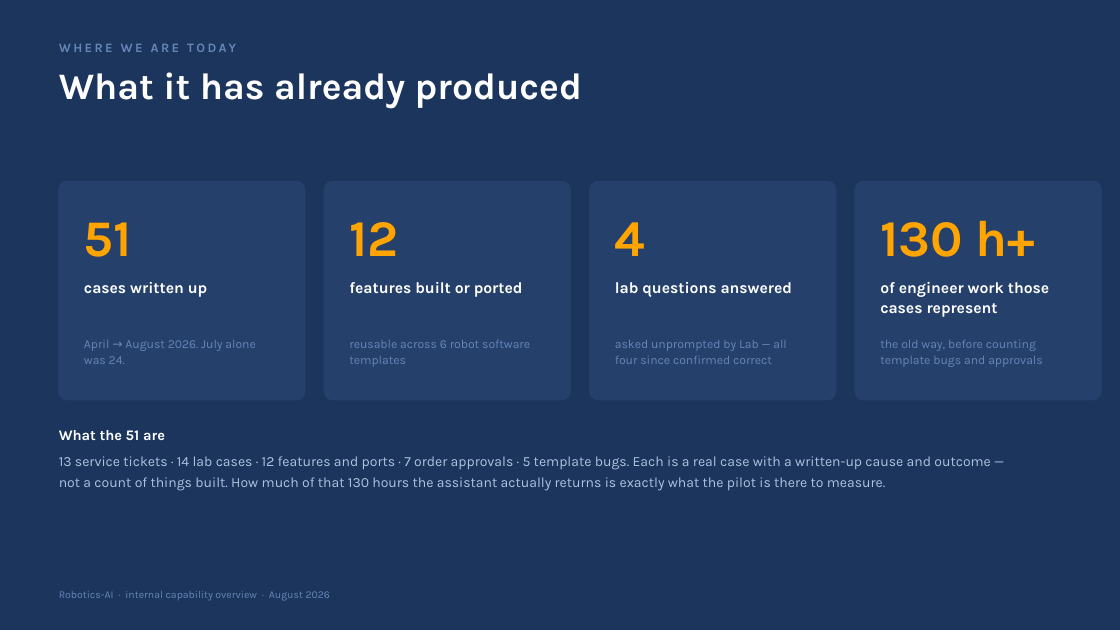
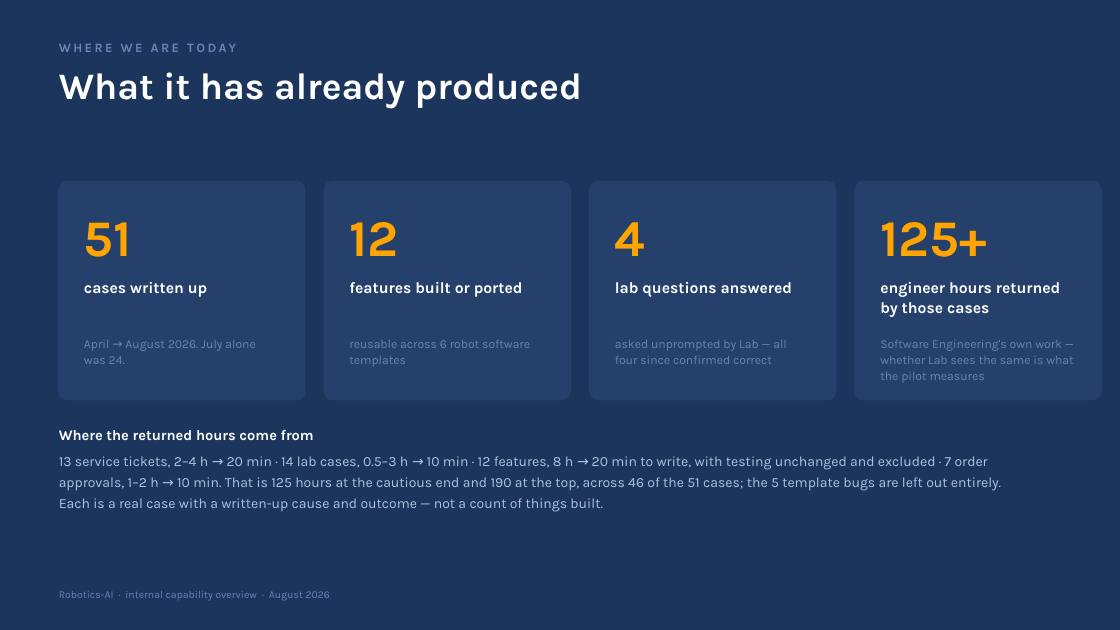
Before and after one commit to SkalarJoostE/Robotics-Private, a slide deck: slide 4 of Rollout/Capability Overview/Robotics-AI Capability Overview.pptx. Drawn at 1120x630 pixels with LibreOffice and Linux fonts; fonts in the diff are those of the drawing. Boxes give left, top, right and bottom in pixels: in the first picture for what was removed or moved away, otherwise in the second. Text is boxed around its words. In the diff, an @@ line names an element or a change of style, - is before the commit and + after.

Commit message:
Refactor capability deck presentation: enhance clarity and detail in slides
- Revised text in slideWhy to streamline messaging about software knowledge and search processes.
- Updated slideEvidence to clarify engineer hours returned and the nature of cases.
- Changed slideHowItKnows to emphasize investigation processes over conversations.
- Renamed slideLimits to slideChallenges, focusing on proactive management of potential issues.
- Enhanced descriptions in slideCost to specify investigation costs and clarify subscription benefits.
- Adjusted slideStart to emphasize the pilot's purpose and measurement focus.
- Modified slideAsk to clarify decisions regarding licensing and pilot permissions.

```diff
--- a/Rollout/Capability Overview/Robotics-AI Capability Overview.pptx
+++ b/Rollout/Capability Overview/Robotics-AI Capability Overview.pptx
@@ text at <box>880,222,987,257</box>: text changed @@
-130 h+
+125+
@@ text at <box>880,282,1060,317</box>: text changed @@
-of engineer work those cases represent
+engineer hours returned by those cases
@@ text at <box>880,340,1073,380</box>: text changed @@
-the old way, before counting template bugs and approvals
+Software Engineering's own work — whether Lab sees the same is what the pilot measures
@@ text at <box>59,430,314,440</box>: text changed @@
-What the 51 are
+Where the returned hours come from
@@ text at <box>59,456,1001,512</box>: text changed @@
-13 service tickets · 14 lab cases · 12 features and ports · 7 order approvals · 5 template bugs. Each is a real case with a written-up cause and outcome — not a count of things built. How much of that 130 hours the assistant actually returns is exactly what the pilot is there to measure.
+13 service tickets, 2–4 h → 20 min · 14 lab cases, 0.5–3 h → 10 min · 12 features, 8 h → 20 min to write, with testing unchanged and excluded · 7 order approvals, 1–2 h → 10 min. That is 125 hours at the cautious end and 190 at the top, across 46 of the 51 cases; the 5 template bugs are left out entirely. Each is a real case with a written-up cause and outcome — not a count of things built.
```
Also in this commit, not shown: 6 other slides changed, 8 other files.
